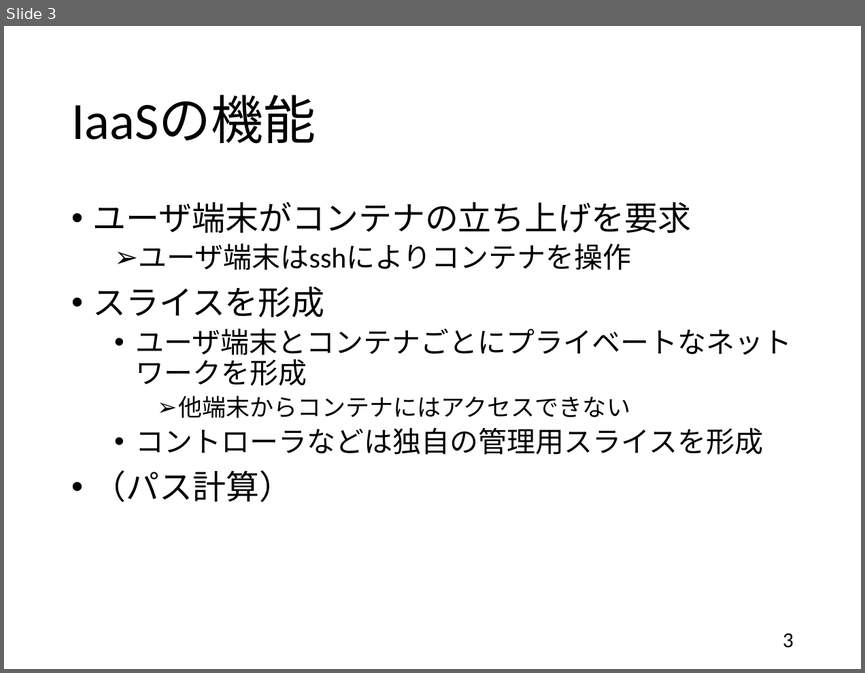
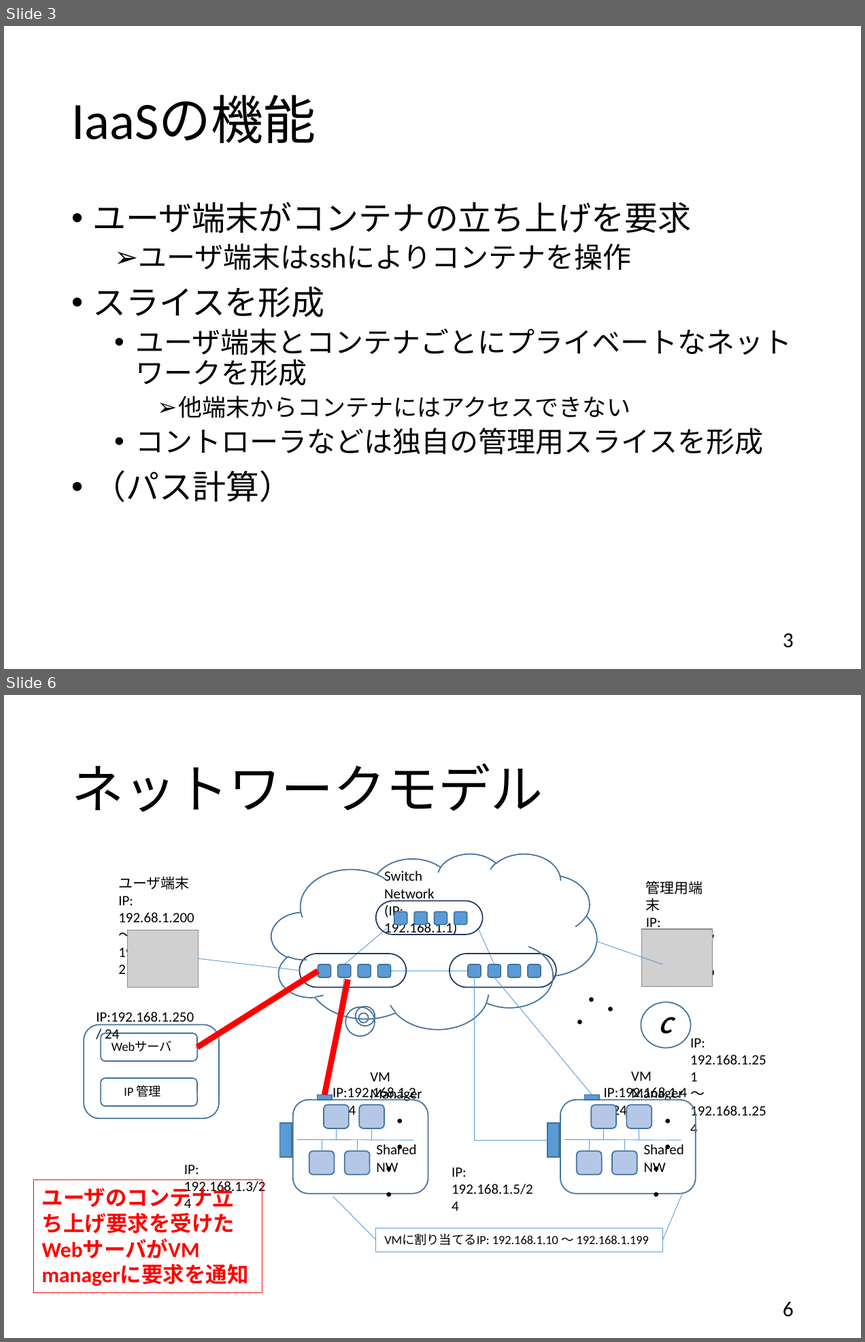
Before and after one commit to handai-trema/IaaS-amn, a slide deck: presentation_slide_v03.pptx. Shown one above the other, each under a label of ours: slide 3 before the commit, slides 3 and 6 after it; the slides between them are not shown. The pictures are 865x673 and 865x1342 pixels, drawn with LibreOffice and Linux fonts; fonts in the diff are those of the drawing; grey boxes stand for pictures. Boxes give left, top, right and bottom in pixels: in the first picture for what was removed or moved away, otherwise in the second. Text is boxed around its words. In the diff, an @@ line names an element or a change of style, - is before the commit and + after.

Commit message:
ver4slide

```diff
--- a/presentation_slide_v03.pptx
+++ b/presentation_slide_v03.pptx
@@ slide 6 added at box(4, 695, 861, 1338), background #FFFFFF @@
@@ title added at box(71, 763, 543, 812), 44 pt, text #000000 @@
+ネットワークモデル
@@ line added from (198, 958) to (300, 970), #5B9BD5 0.5 pt @@
@@ line added from (663, 964) to (596, 941), #5B9BD5 0.5 pt @@
@@ line added from (197, 1047) to (317, 971), #FF0000 5 pt @@
@@ line added from (324, 1094) to (347, 979), #FF0000 5 pt @@
@@ rectangle added at box(33, 1180, 262, 1292), outline #FF0000 0.75 pt, 18 pt, text #FF0000, bold @@
+ユーザのコンテナ立ち上げ要求を受けたWebサーバがVM managerに要求を通知
@@ group added at box(84, 853, 766, 1251): 25 rounded rectangles, 21 texts, 18 lines, 5 rectangles, 3 pill shapes, 2 pictures, 1 ellipse, 1 thought cloud, 1 elbow line @@
+VMに割り当てるIP: 192.168.1.10 〜 192.168.1.199
+VM Manager
+IP:192.168.1.2 / 24
+Switch Network
+(IP: 192.168.1.1)
+ユーザ端末
+IP: 192.68.1.200
+〜 192.168.1.232
+管理用端末
+IP: 192.168.1.7
+〜 192.168.1.9
+C
+・・・
+IP: 192.168.1.3/24
+IP:192.168.1.4 / 24
+IP: 192.168.1.5/24
+IP: 192.168.1.251
+〜 192.168.1.254
+Webサーバ
+IP 管理
+IP:192.168.1.250 / 24
+VM Manager
+Shared NW
+・・
+・・
+Shared NW
+・・
+・・
@@ page number added at box(783, 1301, 793, 1317), 18 pt, text #000000 @@
+6
```
Also in this commit, not shown: 1 slide changed, 8 other slides added, 1 slide removed.
